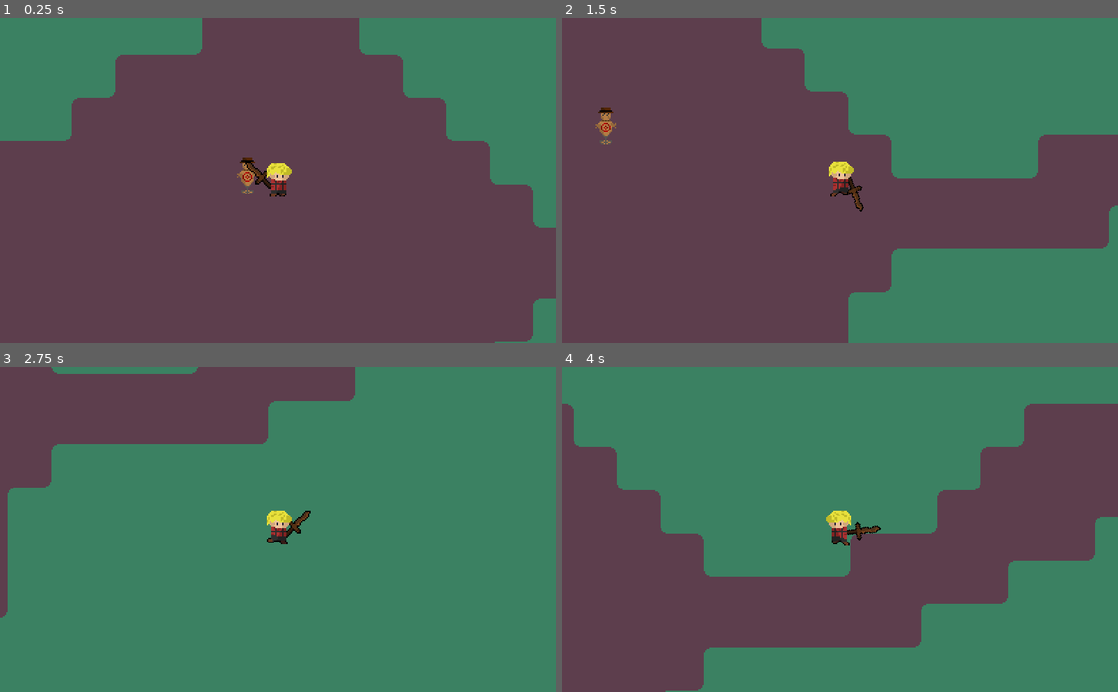
Above: before the commit, frames 1-4 (two rows, left to right).
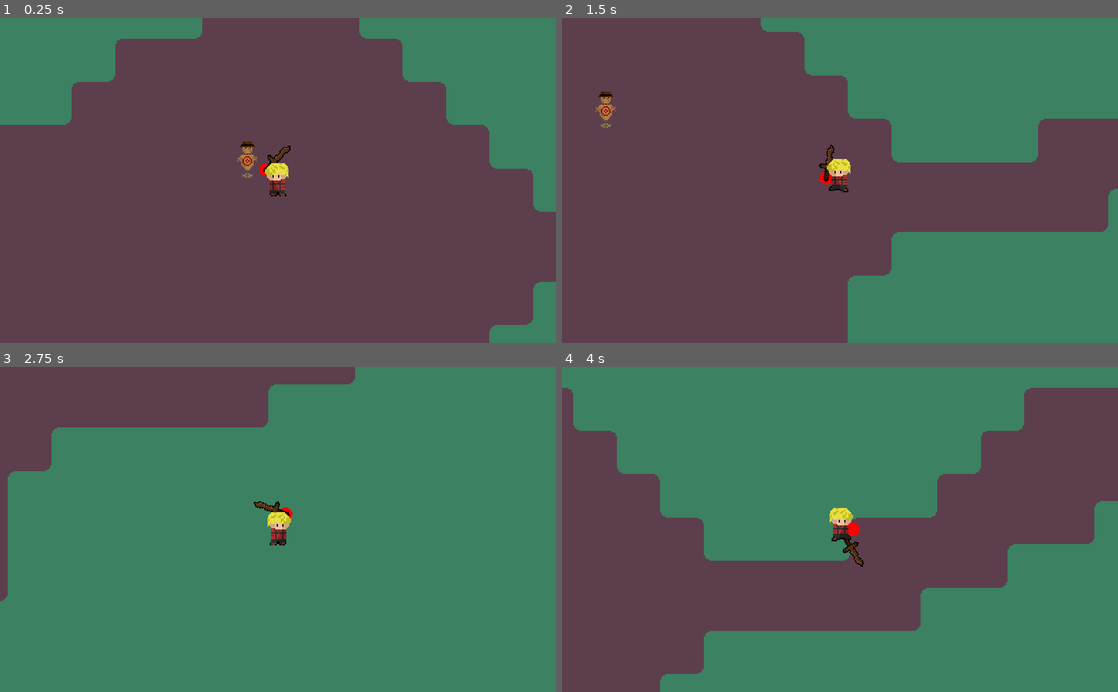
Above: after the commit, the same moments.

Repository: TheNesko/Call_Of_Prime
Game: Godot game, scene res://Bin/WorldScenes/GrassLand.tscn
The game is run twice, just before and just after one commit, with the same random seed, the same clock (stepped at 60 frames per second) and the same inputs.
Inputs (mouse positions are in pixels of both pictures, inside the frame that each line leads up to):
- Up to frame 1 (0.25 s): no input
- Up to frame 2 (1.5 s): tap Enter at 0.5 s; move the mouse to (962, 164) at 0.52 s; press the mouse at (962, 164) at 0.53 s; hold D (Right) 0.53-1.28 s; move the mouse to (728, 196) at 1.27 s; release the mouse at (728, 196) at 1.28 s; hold S (Down) from 1.28 s (still down); click (728, 196) at 1.35 s
- Up to frame 3 (2.75 s): move the mouse to (333, 458) at 2.02 s; release S (Down) at 2.03 s; hold D (Right) from 2.03 s (still down); hold Shift from 2.03 s (still down); click (333, 458) at 2.3 s
- Up to frame 4 (4 s): move the mouse to (812, 594) at 2.77 s; release D (Right) at 2.78 s; release Shift at 2.78 s; hold W (Up) 2.78-3.53 s; click (812, 594) at 2.85 s; move the mouse to (1006, 578) at 3.52 s; press the mouse at (1006, 578) at 3.53 s; hold A (Left) from 3.53 s (still down)

The runs differ from the first frame. In frame 1, 4.9% of the frame differs, in the area x 0-100%, y 4-100%; in frame 2, 6.6%; in frame 3, 4.3%; in frame 4, 9.6%, in the area x 0-100%, y 6-100%.

Commit message:
Attaking Changed and reworked

Diff:
--- a/Bin/Scenes/Player.tscn
+++ b/Bin/Scenes/Player.tscn
@@ -58,53 +58,66 @@
 script = ExtResource( 3 )
 
 [node name="Camera2D" type="Camera2D" parent="."]
-position = Vector2( 0, -12 )
 current = true
 zoom = Vector2( 0.4, 0.4 )
 
 [node name="HitBox" type="Area2D" parent="."]
-position = Vector2( 0, -12 )
 collision_layer = 8
 collision_mask = 32
+__meta__ = {
+"_edit_lock_": true
+}
 
 [node name="Collision" type="CollisionShape2D" parent="HitBox"]
 position = Vector2( 0.5, -0.5 )
 shape = SubResource( 24 )
 
 [node name="WorldCollision" type="CollisionShape2D" parent="."]
+position = Vector2( 0, 12 )
 rotation = 1.5708
 shape = SubResource( 25 )
 __meta__ = {
 "_edit_lock_": true
 }
 
-[node name="AttackTween" type="Tween" parent="."]
+[node name="AttackRotation" type="Tween" parent="."]
+
+[node name="AttackPosition" type="Tween" parent="."]
 
 [node name="YSort" type="YSort" parent="."]
+position = Vector2( 0, 12 )
 
 [node name="WeaponPosition" type="Node2D" parent="YSort"]
-position = Vector2( 8, -10 )
+position = Vector2( 16, -12 )
 script = ExtResource( 5 )
 
-[node name="HurtBox" type="Area2D" parent="YSort/WeaponPosition"]
-position = Vector2( 9.06174, -9.04903 )
-rotation = 0.785398
+[node name="RotationManager" type="Node2D" parent="YSort/WeaponPosition"]
+position = Vector2( -9.53674e-07, -3.8147e-06 )
+scale = Vector2( 1, 1 )
+
+[node name="Sprite" type="Sprite" parent="YSort/WeaponPosition/RotationManager"]
+position = Vector2( -12, 3 )
+rotation = -2.61799
+scale = Vector2( 1, 1 )
+texture = ExtResource( 4 )
+__meta__ = {
+"_edit_lock_": true
+}
+
+[node name="HurtBox" type="Area2D" parent="YSort/WeaponPosition/RotationManager"]
+position = Vector2( -18, 4 )
+rotation = 1.309
+scale = Vector2( 1, 1 )
 collision_layer = 4
 collision_mask = 64
 __meta__ = {
 "_edit_lock_": true
 }
 
-[node name="Collision" type="CollisionShape2D" parent="YSort/WeaponPosition/HurtBox"]
+[node name="Collision" type="CollisionShape2D" parent="YSort/WeaponPosition/RotationManager/HurtBox"]
 position = Vector2( -1.90735e-06, 1.49254 )
 shape = SubResource( 23 )
-__meta__ = {
-"_edit_lock_": true
-}
-
-[node name="Sprite" type="Sprite" parent="YSort/WeaponPosition"]
-position = Vector2( 7, -7 )
-texture = ExtResource( 4 )
+disabled = true
 __meta__ = {
 "_edit_lock_": true
 }
@@ -120,3 +133,5 @@
 __meta__ = {
 "_edit_lock_": true
 }
+
+[connection signal="area_entered" from="YSort/WeaponPosition/RotationManager/HurtBox" to="." method="_on_HurtBox"]
--- a/Bin/Scenes/WeaponPosition.gd
+++ b/Bin/Scenes/WeaponPosition.gd
@@ -5,17 +5,20 @@
 onready var Player = get_parent().get_parent()
 
 
-func _process(delta):
-	if Player.AttackTween.is_active(): return
+func _physics_process(delta):
+	#if Player.AttackTween.is_active(): return
 	rotation = 0
 	var PlayerPoz = Player.get_global_transform_with_canvas()
 	MousePosition = get_viewport().get_mouse_position()
 	var MouseToPlayer = MousePosition - PlayerPoz.get_origin()
+	position = (MouseToPlayer.normalized()*10 - Vector2(0,15))
+	rotate(MouseToPlayer.rotated(deg2rad(90)).angle())
 	if MouseToPlayer.x < 0:
-		position.x = -8
 		scale.x = -1
 		Flipped = true
-	elif MouseToPlayer.x > 0:
-		position.x = 8
+	else:
 		scale.x = 1
 		Flipped = false
+
+func _draw():
+	draw_circle(Vector2.ZERO,5,Color.red)
--- a/Bin/Scripts/Dummy.gd
+++ b/Bin/Scripts/Dummy.gd
@@ -29,7 +29,6 @@
 		return
 	DPS_time += delta
 
-
 func _DPSTimer_timeout():
 	DamagePerSecond = 0.00
 	DamageDone = 0.00
--- a/Bin/Scripts/PlayerController.gd
+++ b/Bin/Scripts/PlayerController.gd
@@ -36,28 +36,35 @@
 	AnimPlayer.animation = str(State)
 
 func _Flip():
-	if Input.is_action_just_pressed("Left"):
+	var MousePosition = get_viewport().get_mouse_position()
+	var PlayerPoz = self.get_global_transform_with_canvas()
+	var MouseToPlayer = MousePosition - PlayerPoz.get_origin()
+	if MouseToPlayer.x < 0:
 		$YSort/SpriteHolder/Sprite.flip_h = false
-	if Input.is_action_just_pressed("Right"):
+	else:
 		$YSort/SpriteHolder/Sprite.flip_h = true
 
-onready var HurtBox = $YSort/WeaponPosition/HurtBox
-onready var HurtBoxCollision = $YSort/WeaponPosition/HurtBox/Collision
-onready var AttackTween = $AttackTween
-var isAttacking = false
+onready var HurtBox = $YSort/WeaponPosition/RotationManager/HurtBox
+onready var HurtBoxCollision = $YSort/WeaponPosition/RotationManager/HurtBox/Collision
+onready var RotationManager = $YSort/WeaponPosition/RotationManager
+onready var AttackRotation = $AttackRotation
+onready var AttackPosition = $AttackPosition
 func _Attack():
-	var rotDir = 2
-	if $YSort/WeaponPosition.Flipped == true: rotDir = -2
-	if $YSort/WeaponPosition.Flipped == false: rotDir = 2
-	isAttacking = true
-	AttackTween.interpolate_property($YSort/WeaponPosition,"rotation",0,
-									rotDir,0.2,Tween.TRANS_LINEAR,Tween.EASE_OUT)
-	AttackTween.start()
-	yield(get_tree().create_timer(0.05),"timeout")
-	print(HurtBox.get_overlapping_areas())
-	if HurtBox.get_overlapping_areas().size() > 0:
-		for x in HurtBox.get_overlapping_areas():
-			if x.is_in_group("EnemyHitBox"):
-				x.get_parent()._Take_Damage(10)
+	HurtBoxCollision.disabled = false
+	RotationManager.rotation = 0
+	var FinalPoz = (RotationManager.position+Vector2(10,5)).rotated(RotationManager.rotation)
+	var FinalRot = deg2rad(RotationManager.rotation_degrees+190)
+	AttackPosition.interpolate_property(RotationManager,"position",RotationManager.position,
+									FinalPoz,0.15,Tween.TRANS_LINEAR,Tween.EASE_OUT)
+	AttackRotation.interpolate_property(RotationManager,"rotation",RotationManager.rotation_degrees,
+									FinalRot,0.15,Tween.TRANS_LINEAR,Tween.EASE_OUT)
+	AttackRotation.start()
+	AttackPosition.start()
 	yield(get_tree().create_timer(0.3),"timeout")
-	isAttacking = false
+	HurtBoxCollision.disabled = true
+	RotationManager.position = Vector2.ZERO
+	RotationManager.rotation = 0
+
+
+func _on_HurtBox(area):
+	area.get_parent()._Take_Damage(10)
--- a/Bin/Scripts/StateMachine.gd
+++ b/Bin/Scripts/StateMachine.gd
@@ -41,9 +41,9 @@
 			if Input.is_action_pressed("Attack"):
 				return States.Attack
 		States.Attack:
-			if parent.isAttacking == false and parent.Velocity == Vector2.ZERO:
+			if parent.HurtBoxCollision.disabled == true and parent.Velocity == Vector2.ZERO:
 				return States.Idle
-			if parent.isAttacking == false and parent.Velocity != Vector2.ZERO:
+			if parent.HurtBoxCollision.disabled == true and parent.Velocity != Vector2.ZERO:
 				return States.Walk
 	return null
 
--- a/project.godot
+++ b/project.godot
@@ -90,21 +90,25 @@
 Left={
 "deadzone": 0.5,
 "events": [ Object(InputEventKey,"resource_local_to_scene":false,"resource_name":"","device":0,"alt":false,"shift":false,"control":false,"meta":false,"command":false,"pressed":false,"scancode":0,"physical_scancode":65,"unicode":0,"echo":false,"script":null)
+, Object(InputEventKey,"resource_local_to_scene":false,"resource_name":"","device":0,"alt":false,"shift":false,"control":false,"meta":false,"command":false,"pressed":false,"scancode":0,"physical_scancode":16777231,"unicode":0,"echo":false,"script":null)
  ]
 }
 Right={
 "deadzone": 0.5,
 "events": [ Object(InputEventKey,"resource_local_to_scene":false,"resource_name":"","device":0,"alt":false,"shift":false,"control":false,"meta":false,"command":false,"pressed":false,"scancode":0,"physical_scancode":68,"unicode":0,"echo":false,"script":null)
+, Object(InputEventKey,"resource_local_to_scene":false,"resource_name":"","device":0,"alt":false,"shift":false,"control":false,"meta":false,"command":false,"pressed":false,"scancode":0,"physical_scancode":16777233,"unicode":0,"echo":false,"script":null)
  ]
 }
 Up={
 "deadzone": 0.5,
 "events": [ Object(InputEventKey,"resource_local_to_scene":false,"resource_name":"","device":0,"alt":false,"shift":false,"control":false,"meta":false,"command":false,"pressed":false,"scancode":0,"physical_scancode":87,"unicode":0,"echo":false,"script":null)
+, Object(InputEventKey,"resource_local_to_scene":false,"resource_name":"","device":0,"alt":false,"shift":false,"control":false,"meta":false,"command":false,"pressed":false,"scancode":0,"physical_scancode":16777232,"unicode":0,"echo":false,"script":null)
  ]
 }
 Down={
 "deadzone": 0.5,
 "events": [ Object(InputEventKey,"resource_local_to_scene":false,"resource_name":"","device":0,"alt":false,"shift":false,"control":false,"meta":false,"command":false,"pressed":false,"scancode":0,"physical_scancode":83,"unicode":0,"echo":false,"script":null)
+, Object(InputEventKey,"resource_local_to_scene":false,"resource_name":"","device":0,"alt":false,"shift":false,"control":false,"meta":false,"command":false,"pressed":false,"scancode":0,"physical_scancode":16777234,"unicode":0,"echo":false,"script":null)
  ]
 }
 Attack={
@@ -126,3 +130,7 @@
 [physics]
 
 common/enable_pause_aware_picking=true
+
+[rendering]
+
+2d/snapping/use_gpu_pixel_snap=true
